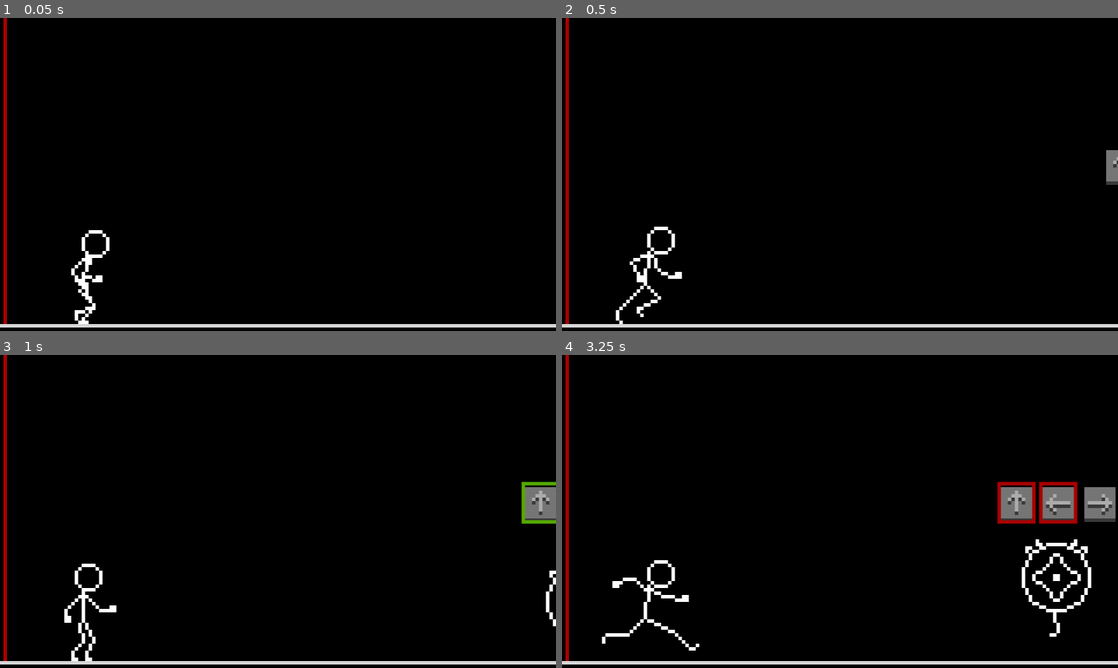
Above: before the commit, frames 1-4 (two rows, left to right).
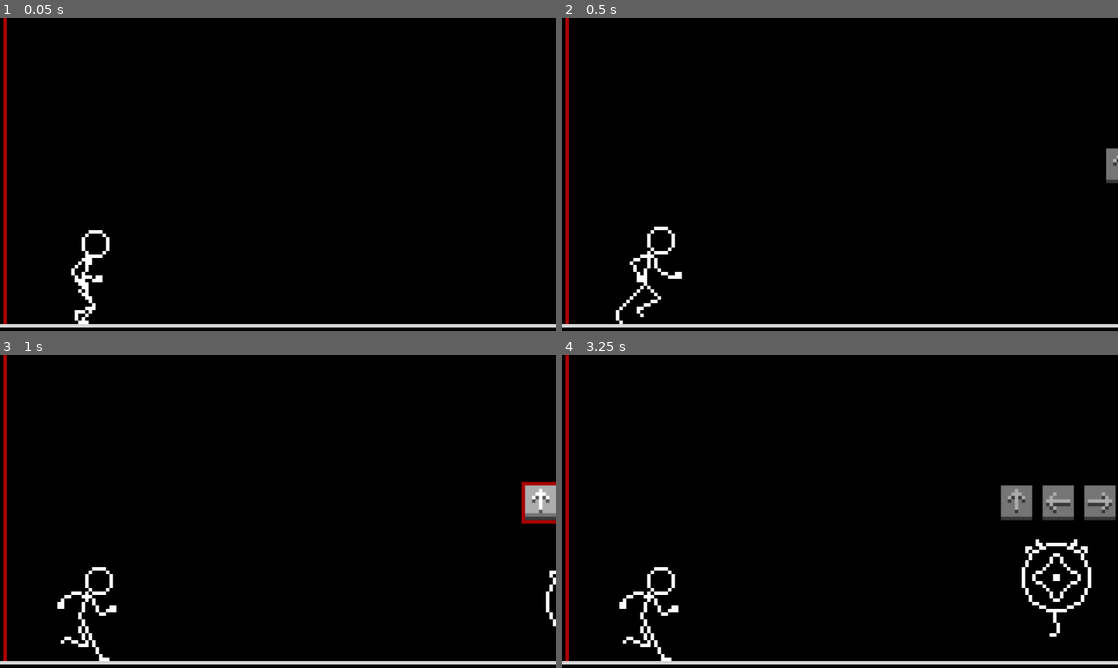
Above: after the commit, the same moments.

Repository: rocketCarlos/JumpingStickman
Game: Godot game, scene res://scenes/main.tscn
The game is run twice, just before and just after one commit, with the same random seed, the same clock (stepped at 60 frames per second) and the same inputs.
Inputs:
- Up to frame 1 (0.05 s): no input
- Up to frame 2 (0.5 s): no input
- Up to frame 3 (1 s): hold Up (uppercut) from 0.53 s (still down); tap Right (front_kick) at 0.6 s; tap Space (jump) at 0.77 s; tap Left (spin_kick) at 0.8 s
- Up to frame 4 (3.25 s): tap Space (jump) at 1.07, 1.52, 1.55, 1.82, 2.1, 3.02 s; release Up (uppercut) at 1.28 s; hold Down (downwards_punch) 1.28-2.03 s; tap Left (spin_kick) at 1.35, 3.05 s; hold Up (uppercut) from 2.03 s (still down); tap Right (front_kick) at 2.3, 2.85 s

Frame 1 is identical in both runs. In frame 2, less than 0.1% of the frame differs, in the area x 97-100%, y 41-54%; in frame 3, 1.6%; in frame 4, 2.2%, in the area x 7-100%, y 40-98%.

Commit message:
Upgraded arrow visuals and combo feedback

Diff:
--- a/globals/globals.gd
+++ b/globals/globals.gd
@@ -15,6 +15,8 @@
 
 # emitted by player when an action is executed
 signal do_action(action: actions)
+# emmited by player when an attack animation starts to make the arrow show progress
+signal start_arrow()
 # emitted by mob when combo succeeds
 signal combo_succeeded
 # emitted by mob when combo fails
--- a/scenes/arrow.tscn
+++ b/scenes/arrow.tscn
@@ -7,49 +7,49 @@
 atlas = ExtResource("1_2ba0t")
 region = Rect2(484, 0, 11, 12)
 
-[sub_resource type="AtlasTexture" id="AtlasTexture_mrpix"]
-atlas = ExtResource("1_2ba0t")
-region = Rect2(242, 0, 11, 11)
-
-[sub_resource type="AtlasTexture" id="AtlasTexture_lt7gx"]
-atlas = ExtResource("1_2ba0t")
-region = Rect2(253, 0, 11, 11)
-
-[sub_resource type="AtlasTexture" id="AtlasTexture_tunll"]
-atlas = ExtResource("1_2ba0t")
-region = Rect2(264, 0, 11, 11)
-
-[sub_resource type="AtlasTexture" id="AtlasTexture_aus2p"]
-atlas = ExtResource("1_2ba0t")
-region = Rect2(275, 0, 11, 11)
-
-[sub_resource type="AtlasTexture" id="AtlasTexture_2nx3a"]
-atlas = ExtResource("1_2ba0t")
-region = Rect2(286, 0, 11, 11)
-
-[sub_resource type="AtlasTexture" id="AtlasTexture_8dlo4"]
-atlas = ExtResource("1_2ba0t")
-region = Rect2(297, 0, 11, 11)
-
-[sub_resource type="AtlasTexture" id="AtlasTexture_335b6"]
-atlas = ExtResource("1_2ba0t")
-region = Rect2(308, 0, 11, 11)
-
-[sub_resource type="AtlasTexture" id="AtlasTexture_sfn2b"]
-atlas = ExtResource("1_2ba0t")
-region = Rect2(319, 0, 11, 11)
-
-[sub_resource type="AtlasTexture" id="AtlasTexture_3hf80"]
-atlas = ExtResource("1_2ba0t")
-region = Rect2(330, 0, 11, 11)
-
-[sub_resource type="AtlasTexture" id="AtlasTexture_pp0q7"]
-atlas = ExtResource("1_2ba0t")
-region = Rect2(341, 0, 11, 11)
-
-[sub_resource type="AtlasTexture" id="AtlasTexture_1kq84"]
-atlas = ExtResource("1_2ba0t")
-region = Rect2(352, 0, 11, 11)
+[sub_resource type="AtlasTexture" id="AtlasTexture_nagn7"]
+atlas = ExtResource("1_2ba0t")
+region = Rect2(242, 0, 11, 12)
+
+[sub_resource type="AtlasTexture" id="AtlasTexture_8tagh"]
+atlas = ExtResource("1_2ba0t")
+region = Rect2(253, 0, 11, 12)
+
+[sub_resource type="AtlasTexture" id="AtlasTexture_8rae7"]
+atlas = ExtResource("1_2ba0t")
+region = Rect2(264, 0, 11, 12)
+
+[sub_resource type="AtlasTexture" id="AtlasTexture_1pexh"]
+atlas = ExtResource("1_2ba0t")
+region = Rect2(275, 0, 11, 12)
+
+[sub_resource type="AtlasTexture" id="AtlasTexture_fuklb"]
+atlas = ExtResource("1_2ba0t")
+region = Rect2(286, 0, 11, 12)
+
+[sub_resource type="AtlasTexture" id="AtlasTexture_3shry"]
+atlas = ExtResource("1_2ba0t")
+region = Rect2(297, 0, 11, 12)
+
+[sub_resource type="AtlasTexture" id="AtlasTexture_xcj4l"]
+atlas = ExtResource("1_2ba0t")
+region = Rect2(308, 0, 11, 12)
+
+[sub_resource type="AtlasTexture" id="AtlasTexture_v73j3"]
+atlas = ExtResource("1_2ba0t")
+region = Rect2(319, 0, 11, 12)
+
+[sub_resource type="AtlasTexture" id="AtlasTexture_x3jf3"]
+atlas = ExtResource("1_2ba0t")
+region = Rect2(330, 0, 11, 12)
+
+[sub_resource type="AtlasTexture" id="AtlasTexture_1uufe"]
+atlas = ExtResource("1_2ba0t")
+region = Rect2(341, 0, 11, 12)
+
+[sub_resource type="AtlasTexture" id="AtlasTexture_bkupv"]
+atlas = ExtResource("1_2ba0t")
+region = Rect2(352, 0, 11, 12)
 
 [sub_resource type="AtlasTexture" id="AtlasTexture_uvnur"]
 atlas = ExtResource("1_2ba0t")
@@ -91,137 +91,137 @@
 atlas = ExtResource("1_2ba0t")
 region = Rect2(627, 0, 11, 12)
 
-[sub_resource type="AtlasTexture" id="AtlasTexture_w0kdq"]
-atlas = ExtResource("1_2ba0t")
-region = Rect2(363, 0, 11, 11)
-
-[sub_resource type="AtlasTexture" id="AtlasTexture_2hjnk"]
-atlas = ExtResource("1_2ba0t")
-region = Rect2(374, 0, 11, 11)
-
-[sub_resource type="AtlasTexture" id="AtlasTexture_cve2e"]
-atlas = ExtResource("1_2ba0t")
-region = Rect2(385, 0, 11, 11)
-
-[sub_resource type="AtlasTexture" id="AtlasTexture_pqndh"]
-atlas = ExtResource("1_2ba0t")
-region = Rect2(396, 0, 11, 11)
-
-[sub_resource type="AtlasTexture" id="AtlasTexture_0xck1"]
-atlas = ExtResource("1_2ba0t")
-region = Rect2(407, 0, 11, 11)
-
-[sub_resource type="AtlasTexture" id="AtlasTexture_8yl3o"]
-atlas = ExtResource("1_2ba0t")
-region = Rect2(418, 0, 11, 11)
-
-[sub_resource type="AtlasTexture" id="AtlasTexture_0p1v5"]
-atlas = ExtResource("1_2ba0t")
-region = Rect2(429, 0, 11, 11)
-
-[sub_resource type="AtlasTexture" id="AtlasTexture_gdd6a"]
-atlas = ExtResource("1_2ba0t")
-region = Rect2(440, 0, 11, 11)
-
-[sub_resource type="AtlasTexture" id="AtlasTexture_23pm7"]
-atlas = ExtResource("1_2ba0t")
-region = Rect2(451, 0, 11, 11)
-
-[sub_resource type="AtlasTexture" id="AtlasTexture_y6txo"]
-atlas = ExtResource("1_2ba0t")
-region = Rect2(462, 0, 11, 11)
-
-[sub_resource type="AtlasTexture" id="AtlasTexture_tci8k"]
-atlas = ExtResource("1_2ba0t")
-region = Rect2(473, 0, 11, 11)
-
-[sub_resource type="AtlasTexture" id="AtlasTexture_8dafs"]
-atlas = ExtResource("1_2ba0t")
-region = Rect2(121, 0, 11, 11)
-
-[sub_resource type="AtlasTexture" id="AtlasTexture_s341h"]
-atlas = ExtResource("1_2ba0t")
-region = Rect2(132, 0, 11, 11)
-
-[sub_resource type="AtlasTexture" id="AtlasTexture_cmakl"]
-atlas = ExtResource("1_2ba0t")
-region = Rect2(143, 0, 11, 11)
-
-[sub_resource type="AtlasTexture" id="AtlasTexture_jhhqj"]
-atlas = ExtResource("1_2ba0t")
-region = Rect2(154, 0, 11, 11)
-
-[sub_resource type="AtlasTexture" id="AtlasTexture_1knuv"]
-atlas = ExtResource("1_2ba0t")
-region = Rect2(165, 0, 11, 11)
-
-[sub_resource type="AtlasTexture" id="AtlasTexture_dfngn"]
-atlas = ExtResource("1_2ba0t")
-region = Rect2(176, 0, 11, 11)
-
-[sub_resource type="AtlasTexture" id="AtlasTexture_wyu2c"]
-atlas = ExtResource("1_2ba0t")
-region = Rect2(187, 0, 11, 11)
-
-[sub_resource type="AtlasTexture" id="AtlasTexture_e46mr"]
-atlas = ExtResource("1_2ba0t")
-region = Rect2(198, 0, 11, 11)
-
-[sub_resource type="AtlasTexture" id="AtlasTexture_q2wtk"]
-atlas = ExtResource("1_2ba0t")
-region = Rect2(209, 0, 11, 11)
-
-[sub_resource type="AtlasTexture" id="AtlasTexture_6qke8"]
-atlas = ExtResource("1_2ba0t")
-region = Rect2(220, 0, 11, 11)
-
-[sub_resource type="AtlasTexture" id="AtlasTexture_7ye38"]
-atlas = ExtResource("1_2ba0t")
-region = Rect2(231, 0, 11, 11)
-
-[sub_resource type="AtlasTexture" id="AtlasTexture_4ulxe"]
-atlas = ExtResource("1_2ba0t")
-region = Rect2(0, 0, 11, 11)
-
-[sub_resource type="AtlasTexture" id="AtlasTexture_h2lox"]
-atlas = ExtResource("1_2ba0t")
-region = Rect2(11, 0, 11, 11)
-
-[sub_resource type="AtlasTexture" id="AtlasTexture_7dgrb"]
-atlas = ExtResource("1_2ba0t")
-region = Rect2(22, 0, 11, 11)
-
-[sub_resource type="AtlasTexture" id="AtlasTexture_d5r12"]
-atlas = ExtResource("1_2ba0t")
-region = Rect2(33, 0, 11, 11)
-
-[sub_resource type="AtlasTexture" id="AtlasTexture_4dgbs"]
-atlas = ExtResource("1_2ba0t")
-region = Rect2(44, 0, 11, 11)
-
-[sub_resource type="AtlasTexture" id="AtlasTexture_gixk4"]
-atlas = ExtResource("1_2ba0t")
-region = Rect2(55, 0, 11, 11)
-
-[sub_resource type="AtlasTexture" id="AtlasTexture_xwptp"]
-atlas = ExtResource("1_2ba0t")
-region = Rect2(66, 0, 11, 11)
-
-[sub_resource type="AtlasTexture" id="AtlasTexture_k6ocs"]
-atlas = ExtResource("1_2ba0t")
-region = Rect2(77, 0, 11, 11)
-
-[sub_resource type="AtlasTexture" id="AtlasTexture_tek6n"]
-atlas = ExtResource("1_2ba0t")
-region = Rect2(88, 0, 11, 11)
-
-[sub_resource type="AtlasTexture" id="AtlasTexture_qogjv"]
-atlas = ExtResource("1_2ba0t")
-region = Rect2(99, 0, 11, 11)
-
-[sub_resource type="AtlasTexture" id="AtlasTexture_ewdr1"]
-atlas = ExtResource("1_2ba0t")
-region = Rect2(110, 0, 11, 11)
+[sub_resource type="AtlasTexture" id="AtlasTexture_5r0yb"]
+atlas = ExtResource("1_2ba0t")
+region = Rect2(363, 0, 11, 12)
+
+[sub_resource type="AtlasTexture" id="AtlasTexture_t0sjp"]
+atlas = ExtResource("1_2ba0t")
+region = Rect2(374, 0, 11, 12)
+
+[sub_resource type="AtlasTexture" id="AtlasTexture_murfh"]
+atlas = ExtResource("1_2ba0t")
+region = Rect2(385, 0, 11, 12)
+
+[sub_resource type="AtlasTexture" id="AtlasTexture_eb670"]
+atlas = ExtResource("1_2ba0t")
+region = Rect2(396, 0, 11, 12)
+
+[sub_resource type="AtlasTexture" id="AtlasTexture_ueniu"]
+atlas = ExtResource("1_2ba0t")
+region = Rect2(407, 0, 11, 12)
+
+[sub_resource type="AtlasTexture" id="AtlasTexture_04tds"]
+atlas = ExtResource("1_2ba0t")
+region = Rect2(418, 0, 11, 12)
+
+[sub_resource type="AtlasTexture" id="AtlasTexture_2wqbf"]
+atlas = ExtResource("1_2ba0t")
+region = Rect2(429, 0, 11, 12)
+
+[sub_resource type="AtlasTexture" id="AtlasTexture_qtmda"]
+atlas = ExtResource("1_2ba0t")
+region = Rect2(440, 0, 11, 12)
+
+[sub_resource type="AtlasTexture" id="AtlasTexture_bcqpr"]
+atlas = ExtResource("1_2ba0t")
+region = Rect2(451, 0, 11, 12)
+
+[sub_resource type="AtlasTexture" id="AtlasTexture_v3vw3"]
+atlas = ExtResource("1_2ba0t")
+region = Rect2(462, 0, 11, 12)
+
+[sub_resource type="AtlasTexture" id="AtlasTexture_ibqb0"]
+atlas = ExtResource("1_2ba0t")
+region = Rect2(473, 0, 11, 12)
+
+[sub_resource type="AtlasTexture" id="AtlasTexture_1kyfy"]
+atlas = ExtResource("1_2ba0t")
+region = Rect2(121, 0, 11, 12)
+
+[sub_resource type="AtlasTexture" id="AtlasTexture_aqnq5"]
+atlas = ExtResource("1_2ba0t")
+region = Rect2(132, 0, 11, 12)
+
+[sub_resource type="AtlasTexture" id="AtlasTexture_5odrc"]
+atlas = ExtResource("1_2ba0t")
+region = Rect2(143, 0, 11, 12)
+
+[sub_resource type="AtlasTexture" id="AtlasTexture_03krj"]
+atlas = ExtResource("1_2ba0t")
+region = Rect2(154, 0, 11, 12)
+
+[sub_resource type="AtlasTexture" id="AtlasTexture_elu80"]
+atlas = ExtResource("1_2ba0t")
+region = Rect2(165, 0, 11, 12)
+
+[sub_resource type="AtlasTexture" id="AtlasTexture_gtoqv"]
+atlas = ExtResource("1_2ba0t")
+region = Rect2(176, 0, 11, 12)
+
+[sub_resource type="AtlasTexture" id="AtlasTexture_s6qfk"]
+atlas = ExtResource("1_2ba0t")
+region = Rect2(187, 0, 11, 12)
+
+[sub_resource type="AtlasTexture" id="AtlasTexture_32mjy"]
+atlas = ExtResource("1_2ba0t")
+region = Rect2(198, 0, 11, 12)
+
+[sub_resource type="AtlasTexture" id="AtlasTexture_6hbiv"]
+atlas = ExtResource("1_2ba0t")
+region = Rect2(209, 0, 11, 12)
+
+[sub_resource type="AtlasTexture" id="AtlasTexture_l5733"]
+atlas = ExtResource("1_2ba0t")
+region = Rect2(220, 0, 11, 12)
+
+[sub_resource type="AtlasTexture" id="AtlasTexture_ftten"]
+atlas = ExtResource("1_2ba0t")
+region = Rect2(231, 0, 11, 12)
+
+[sub_resource type="AtlasTexture" id="AtlasTexture_3ggud"]
+atlas = ExtResource("1_2ba0t")
+region = Rect2(0, 0, 11, 12)
+
+[sub_resource type="AtlasTexture" id="AtlasTexture_emult"]
+atlas = ExtResource("1_2ba0t")
+region = Rect2(11, 0, 11, 12)
+
+[sub_resource type="AtlasTexture" id="AtlasTexture_klaak"]
+atlas = ExtResource("1_2ba0t")
+region = Rect2(22, 0, 11, 12)
+
+[sub_resource type="AtlasTexture" id="AtlasTexture_v855x"]
+atlas = ExtResource("1_2ba0t")
+region = Rect2(33, 0, 11, 12)
+
+[sub_resource type="AtlasTexture" id="AtlasTexture_eg8wu"]
+atlas = ExtResource("1_2ba0t")
+region = Rect2(44, 0, 11, 12)
+
+[sub_resource type="AtlasTexture" id="AtlasTexture_3bydu"]
+atlas = ExtResource("1_2ba0t")
+region = Rect2(55, 0, 11, 12)
+
+[sub_resource type="AtlasTexture" id="AtlasTexture_0ny0i"]
+atlas = ExtResource("1_2ba0t")
+region = Rect2(66, 0, 11, 12)
+
+[sub_resource type="AtlasTexture" id="AtlasTexture_hvkqv"]
+atlas = ExtResource("1_2ba0t")
+region = Rect2(77, 0, 11, 12)
+
+[sub_resource type="AtlasTexture" id="AtlasTexture_f07jy"]
+atlas = ExtResource("1_2ba0t")
+region = Rect2(88, 0, 11, 12)
+
+[sub_resource type="AtlasTexture" id="AtlasTexture_mcqom"]
+atlas = ExtResource("1_2ba0t")
+region = Rect2(99, 0, 11, 12)
+
+[sub_resource type="AtlasTexture" id="AtlasTexture_5nw4p"]
+atlas = ExtResource("1_2ba0t")
+region = Rect2(110, 0, 11, 12)
 
 [sub_resource type="SpriteFrames" id="SpriteFrames_ucist"]
 animations = [{
@@ -229,43 +229,43 @@
 "duration": 1.0,
 "texture": SubResource("AtlasTexture_23jat")
 }],
-"loop": true,
+"loop": false,
 "name": &"?",
-"speed": 5.0
-}, {
-"frames": [{
-"duration": 1.0,
-"texture": SubResource("AtlasTexture_mrpix")
-}, {
-"duration": 1.0,
-"texture": SubResource("AtlasTexture_lt7gx")
-}, {
-"duration": 1.0,
-"texture": SubResource("AtlasTexture_tunll")
-}, {
-"duration": 1.0,
-"texture": SubResource("AtlasTexture_aus2p")
-}, {
-"duration": 1.0,
-"texture": SubResource("AtlasTexture_2nx3a")
-}, {
-"duration": 1.0,
-"texture": SubResource("AtlasTexture_8dlo4")
-}, {
-"duration": 1.0,
-"texture": SubResource("AtlasTexture_335b6")
-}, {
-"duration": 1.0,
-"texture": SubResource("AtlasTexture_sfn2b")
-}, {
-"duration": 1.0,
-"texture": SubResource("AtlasTexture_3hf80")
-}, {
-"duration": 1.0,
-"texture": SubResource("AtlasTexture_pp0q7")
-}, {
-"duration": 1.0,
-"texture": SubResource("AtlasTexture_1kq84")
+"speed": 1.0
+}, {
+"frames": [{
+"duration": 1.0,
+"texture": SubResource("AtlasTexture_nagn7")
+}, {
+"duration": 1.0,
+"texture": SubResource("AtlasTexture_8tagh")
+}, {
+"duration": 1.0,
+"texture": SubResource("AtlasTexture_8rae7")
+}, {
+"duration": 1.0,
+"texture": SubResource("AtlasTexture_1pexh")
+}, {
+"duration": 1.0,
+"texture": SubResource("AtlasTexture_fuklb")
+}, {
+"duration": 1.0,
+"texture": SubResource("AtlasTexture_3shry")
+}, {
+"duration": 1.0,
+"texture": SubResource("AtlasTexture_xcj4l")
+}, {
+"duration": 1.0,
+"texture": SubResource("AtlasTexture_v73j3")
+}, {
+"duration": 1.0,
+"texture": SubResource("AtlasTexture_x3jf3")
+}, {
+"duration": 1.0,
+"texture": SubResource("AtlasTexture_1uufe")
+}, {
+"duration": 1.0,
+"texture": SubResource("AtlasTexture_bkupv")
 }],
 "loop": false,
 "name": &"down",
@@ -302,43 +302,43 @@
 "duration": 1.0,
 "texture": SubResource("AtlasTexture_hvsch")
 }],
-"loop": true,
+"loop": false,
 "name": &"jump",
-"speed": 5.0
-}, {
-"frames": [{
-"duration": 1.0,
-"texture": SubResource("AtlasTexture_w0kdq")
-}, {
-"duration": 1.0,
-"texture": SubResource("AtlasTexture_2hjnk")
-}, {
-"duration": 1.0,
-"texture": SubResource("AtlasTexture_cve2e")
-}, {
-"duration": 1.0,
-"texture": SubResource("AtlasTexture_pqndh")
-}, {
-"duration": 1.0,
-"texture": SubResource("AtlasTexture_0xck1")
-}, {
-"duration": 1.0,
-"texture": SubResource("AtlasTexture_8yl3o")
-}, {
-"duration": 1.0,
-"texture": SubResource("AtlasTexture_0p1v5")
-}, {
-"duration": 1.0,
-"texture": SubResource("AtlasTexture_gdd6a")
-}, {
-"duration": 1.0,
-"texture": SubResource("AtlasTexture_23pm7")
-}, {
-"duration": 1.0,
-"texture": SubResource("AtlasTexture_y6txo")
-}, {
-"duration": 1.0,
-"texture": SubResource("AtlasTexture_tci8k")
+"speed": 1.0
+}, {
+"frames": [{
+"duration": 1.0,
+"texture": SubResource("AtlasTexture_5r0yb")
+}, {
+"duration": 1.0,
+"texture": SubResource("AtlasTexture_t0sjp")
+}, {
+"duration": 1.0,
+"texture": SubResource("AtlasTexture_murfh")
+}, {
+"duration": 1.0,
+"texture": SubResource("AtlasTexture_eb670")
+}, {
+"duration": 1.0,
+"texture": SubResource("AtlasTexture_ueniu")
+}, {
+"duration": 1.0,
+"texture": SubResource("AtlasTexture_04tds")
+}, {
+"duration": 1.0,
+"texture": SubResource("AtlasTexture_2wqbf")
+}, {
+"duration": 1.0,
+"texture": SubResource("AtlasTexture_qtmda")
+}, {
+"duration": 1.0,
+"texture": SubResource("AtlasTexture_bcqpr")
+}, {
+"duration": 1.0,
+"texture": SubResource("AtlasTexture_v3vw3")
+}, {
+"duration": 1.0,
+"texture": SubResource("AtlasTexture_ibqb0")
 }],
 "loop": false,
 "name": &"left",
@@ -346,37 +346,37 @@
 }, {
 "frames": [{
 "duration": 1.0,
-"texture": SubResource("AtlasTexture_8dafs")
-}, {
-"duration": 1.0,
-"texture": SubResource("AtlasTexture_s341h")
-}, {
-"duration": 1.0,
-"texture": SubResource("AtlasTexture_cmakl")
-}, {
-"duration": 1.0,
-"texture": SubResource("AtlasTexture_jhhqj")
-}, {
-"duration": 1.0,
-"texture": SubResource("AtlasTexture_1knuv")
-}, {
-"duration": 1.0,
-"texture": SubResource("AtlasTexture_dfngn")
-}, {
-"duration": 1.0,
-"texture": SubResource("AtlasTexture_wyu2c")
-}, {
-"duration": 1.0,
-"texture": SubResource("AtlasTexture_e46mr")
-}, {
-"duration": 1.0,
-"texture": SubResource("AtlasTexture_q2wtk")
-}, {
-"duration": 1.0,
-"texture": SubResource("AtlasTexture_6qke8")
-}, {
-"duration": 1.0,
-"texture": SubResource("AtlasTexture_7ye38")
+"texture": SubResource("AtlasTexture_1kyfy")
+}, {
+"duration": 1.0,
+"texture": SubResource("AtlasTexture_aqnq5")
+}, {
+"duration": 1.0,
+"texture": SubResource("AtlasTexture_5odrc")
+}, {
+"duration": 1.0,
+"texture": SubResource("AtlasTexture_03krj")
+}, {
+"duration": 1.0,
+"texture": SubResource("AtlasTexture_elu80")
+}, {
+"duration": 1.0,
+"texture": SubResource("AtlasTexture_gtoqv")
+}, {
+"duration": 1.0,
+"texture": SubResource("AtlasTexture_s6qfk")
+}, {
+"duration": 1.0,
+"texture": SubResource("AtlasTexture_32mjy")
+}, {
+"duration": 1.0,
+"texture": SubResource("AtlasTexture_6hbiv")
+}, {
+"duration": 1.0,
+"texture": SubResource("AtlasTexture_l5733")
+}, {
+"duration": 1.0,
+"texture": SubResource("AtlasTexture_ftten")
 }],
 "loop": false,
 "name": &"right",
@@ -384,37 +384,37 @@
 }, {
 "frames": [{
 "duration": 1.0,
-"texture": SubResource("AtlasTexture_4ulxe")
-}, {
-"duration": 1.0,
-"texture": SubResource("AtlasTexture_h2lox")
-}, {
-"duration": 1.0,
-"texture": SubResource("AtlasTexture_7dgrb")
-}, {
-"duration": 1.0,
-"texture": SubResource("AtlasTexture_d5r12")
-}, {
-"duration": 1.0,
-"texture": SubResource("AtlasTexture_4dgbs")
-}, {
-"duration": 1.0,
-"texture": SubResource("AtlasTexture_gixk4")
-}, {
-"duration": 1.0,
-"texture": SubResource("AtlasTexture_xwptp")
-}, {
-"duration": 1.0,
-"texture": SubResource("AtlasTexture_k6ocs")
-}, {
-"duration": 1.0,
-"texture": SubResource("AtlasTexture_tek6n")
-}, {
-"duration": 1.0,
-"texture": SubResource("AtlasTexture_qogjv")
-}, {
-"duration": 1.0,
-"texture": SubResource("AtlasTexture_ewdr1")
+"texture": SubResource("AtlasTexture_3ggud")
+}, {
+"duration": 1.0,
+"texture": SubResource("AtlasTexture_emult")
+}, {
+"duration": 1.0,
+"texture": SubResource("AtlasTexture_klaak")
+}, {
+"duration": 1.0,
+"texture": SubResource("AtlasTexture_v855x")
+}, {
+"duration": 1.0,
+"texture": SubResource("AtlasTexture_eg8wu")
+}, {
+"duration": 1.0,
+"texture": SubResource("AtlasTexture_3bydu")
+}, {
+"duration": 1.0,
+"texture": SubResource("AtlasTexture_0ny0i")
+}, {
+"duration": 1.0,
+"texture": SubResource("AtlasTexture_hvkqv")
+}, {
+"duration": 1.0,
+"texture": SubResource("AtlasTexture_f07jy")
+}, {
+"duration": 1.0,
+"texture": SubResource("AtlasTexture_mcqom")
+}, {
+"duration": 1.0,
+"texture": SubResource("AtlasTexture_5nw4p")
 }],
 "loop": false,
 "name": &"up",
@@ -463,7 +463,7 @@
 [node name="Arrow" type="AnimatedSprite2D"]
 texture_filter = 3
 sprite_frames = SubResource("SpriteFrames_ucist")
-animation = &"jump"
+animation = &"up"
 script = ExtResource("2_83txp")
 
 [node name="Outline" type="AnimatedSprite2D" parent="."]
--- a/scripts/arrow.gd
+++ b/scripts/arrow.gd
@@ -55,6 +55,9 @@
 		_:
 			outline_sprite.hide()
 
-func light() -> void:
-	pass
+func do_animation() -> void:
+	play()
+
+func go_off() -> void:
+	stop()
 #endregion
--- a/scripts/enemy.gd
+++ b/scripts/enemy.gd
@@ -30,6 +30,7 @@
 var combo: Array
 # current combo progress
 var combo_progress: int = 0
+var animation_progress: int = 0
 
 const SPEED: float = -11.0
 const FLYING_HEIGHT: float = -36.5
@@ -75,13 +76,14 @@
 		var arrow = arrow_scene.instantiate()
 		arrow.direction = get_string_from_action(action)
 		arrow.type = "static"
-		arrow.fps = 5
+		arrow.fps = 19
 		arrow_holder.arrow_array.append(arrow)
 
 	arrow_holder.set_arrows()
 
 	Globals.do_action.connect(_on_do_action)
 	Globals.combo_timeout.connect(_on_combo_timeout)
+	Globals.start_arrow.connect(_on_start_arrow)
 
 # Called every frame. 'delta' is the elapsed time since the previous frame.
 func _process(delta: float) -> void:
@@ -131,11 +133,13 @@
 		Globals.combo_failed.emit()
 		arrow_holder.arrow_array[combo_progress].change_outline('red')
 		combo_progress = 0
+		animation_progress = 0
 
 		await get_tree().create_timer(1).timeout
 
 		for arrow in arrow_holder.arrow_array:
 			arrow.change_outline('')
+			arrow.go_off()
 	else:
 		arrow_holder.arrow_array[combo_progress].change_outline('green')
 		combo_progress += 1
@@ -151,6 +155,12 @@
 
 func _on_combo_timeout() -> void:
 	combo_progress = 0
+	animation_progress = 0
 	for arrow in arrow_holder.arrow_array:
 			arrow.change_outline('')
+			arrow.go_off()
+
+func _on_start_arrow() -> void:
+	arrow_holder.arrow_array[animation_progress].do_animation()
+	animation_progress += 1
 #endregion
--- a/scripts/player.gd
+++ b/scripts/player.gd
@@ -5,10 +5,8 @@
 '''
 #TODO:
 '''
-combo checking rework: when pressing action: instantly show feedback that it has been pressed by
-outlining green the arrow. To do so, emit the do_action signal when updating the action queue. Also,
-cancel the combo in the very moment the wrong key is selected, not when the current action ends.
-Then, show feedback of action being made by showing arrow animation.
+try to isolate a bug where a combo would very rarely not build up correctly. Instead, arrows would
+light up and not go off after combo timeout
 '''
 
 
@@ -58,34 +56,36 @@
 		# jump: player can jump if close enough to the floor
 		if Input.is_action_just_pressed('jump') and abs(position.y - FLOOR_LEVEL) < JUMP_THRESHOLD:
 			action_queue.push_back(Globals.actions.JUMP)
+			Globals.do_action.emit(Globals.actions.JUMP)
 		# front kick
 		elif Input.is_action_just_pressed('front_kick'):
 			action_queue.push_back(Globals.actions.FRONT_KICK)
+			Globals.do_action.emit(Globals.actions.FRONT_KICK)
 		# spin kick
 		elif Input.is_action_just_pressed('spin_kick'):
 			action_queue.push_back(Globals.actions.SPIN_KICK)
+			Globals.do_action.emit(Globals.actions.SPIN_KICK)
 		# downwards punch
 		elif Input.is_action_just_pressed('downwards_punch'):
 			action_queue.push_back(Globals.actions.DOWNWARDS_PUNCH)
+			Globals.do_action.emit(Globals.actions.DOWNWARDS_PUNCH)
 		# uppercut
 		elif Input.is_action_just_pressed('uppercut'):
 			action_queue.push_back(Globals.actions.UPPERCUT)
-	elif attack_instance == null:
-		if animation.frame == get_hit_frame(animation.animation):
+			Globals.do_action.emit(Globals.actions.UPPERCUT)
+	elif attack_instance == null: # if combo locked, manage attack
+		if animation.frame == get_hit_frame(animation.animation) and action_queue.size() == 0:
 			attack_instance = attack_scene.instantiate()
 			attack_instance.global_position = global_position
 			add_sibling(attack_instance)
-
 
 	# -- Action animations management --
 	if not playing_action and action_queue.size() > 0:
 		combo_timer.stop()
 		var next_action = action_queue.pop_front()
-		# NOTE: play animation before emmiting signal so that animation can be
-		# canceled if action is incorrect!
 		animation.play(get_action_string(next_action))
 		playing_action = true
-		Globals.do_action.emit(next_action)
+		Globals.start_arrow.emit()
 		if next_action != Globals.actions.JUMP:
 			stop_jump()
 			stop_gravity()
Not shown, changed: dev_tips.txt
